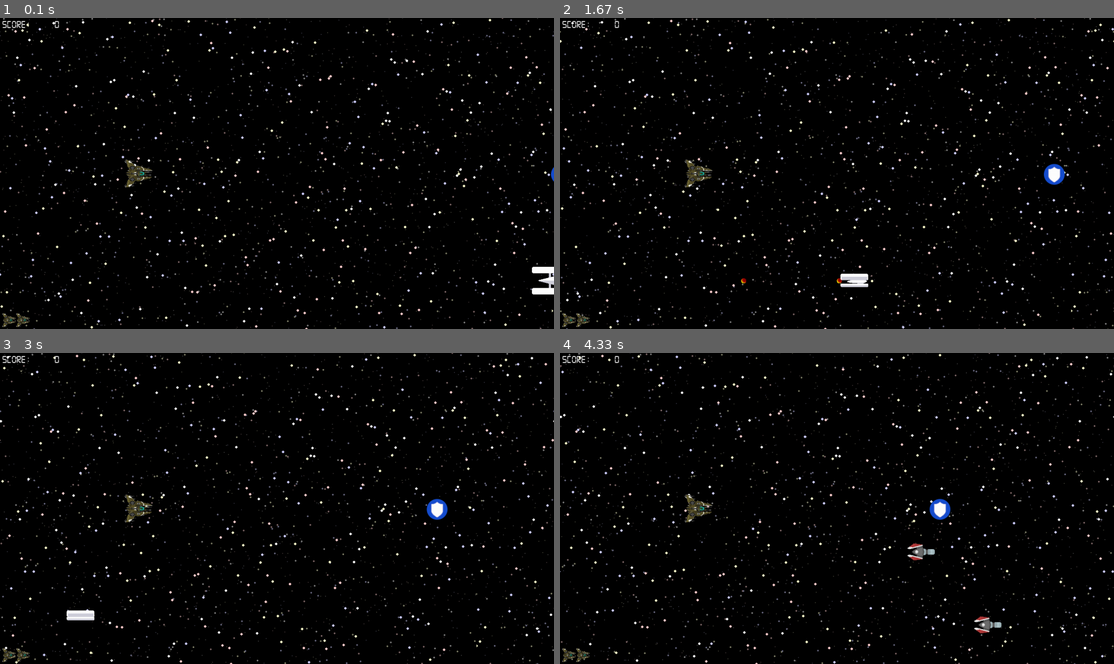
Above: before the commit, frames 1-4 (two rows, left to right).
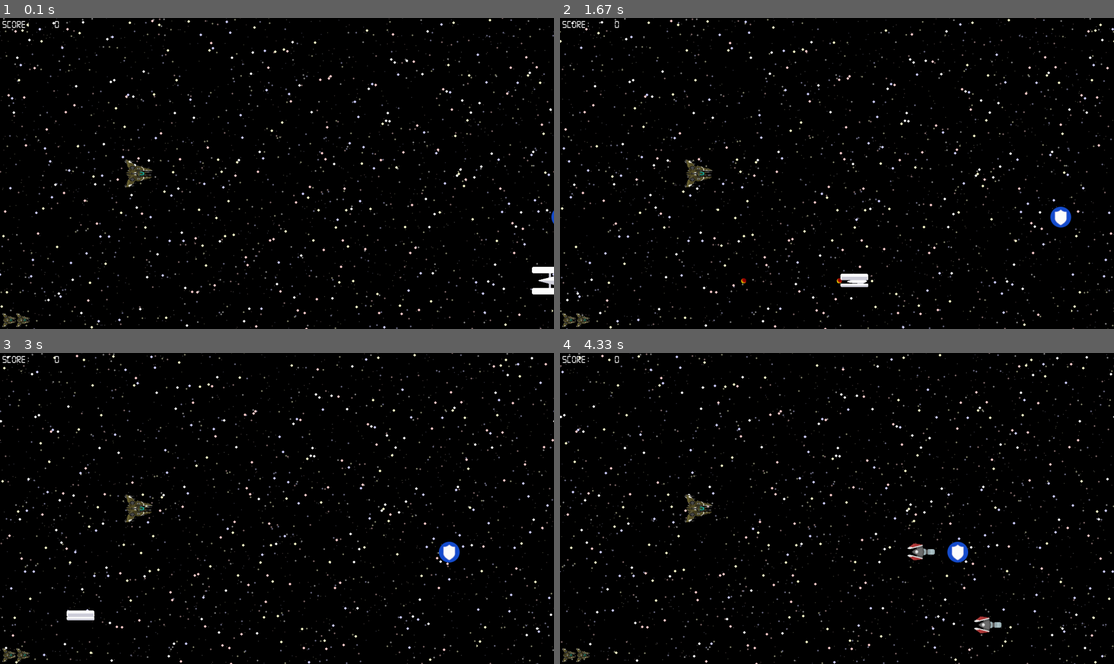
Above: after the commit, the same moments.

Repository: cacilhas/pygame-shooter-tutorial
Game: pygame game, started from main.py
Two runs of this game, one before a commit and one after it. Both use one fixed random seed, a clock stepped at 60 frames per second and the inputs below.
Inputs:
- Up to frame 1 (0.1 s): no input
- Up to frame 2 (1.67 s): no input
- Up to frame 3 (3 s): no input
- Up to frame 4 (4.33 s): no input

The runs differ from the first frame. In frame 1, less than 0.1% of the frame differs, in the area x 99-100%, y 47-67%; in frame 2, 0.4%, in the area x 87-93%, y 46-68%; in frame 3, 0.4%; in frame 4, 0.4%.

Commit message:
finetune
finetune

Diff:
--- a/action.py
+++ b/action.py
@@ -22,6 +22,7 @@
     __PlayerHit: 'type[__PlayerHit]'
     __RemoveActor: 'type[__RemoveActor]'
     __RemoveIf: 'type[__RemoveIf]'
+    __SpawnShield: 'type[__SpawnShield]'
 
     #-----#
 
@@ -61,6 +62,10 @@
     def set(cls, *actions: 'Action') -> 'Action':
         return cls.__ActionSet(actions)
 
+    @classmethod
+    def spawn_shield(cls) -> 'Action':
+        return cls.__SpawnShield()
+
     #-----#
 
     @classmethod
@@ -98,6 +103,10 @@
     @classmethod
     def isRemoveIf(cls, action) -> TypeIs['__RemoveIf']:
         return isinstance(action, cls.__RemoveIf)
+
+    @classmethod
+    def isSpawnShield(cls, action) -> TypeIs['__SpawnShield']:
+        return isinstance(action, cls.__SpawnShield)
 
     def __len__(self) -> int:
         return 1
@@ -165,8 +174,15 @@
 
 @register_subclass
 class __RemoveIf(Action):
+
     def __init__(self, cb: Callable[['Actor'], bool]) -> None:
         self.check = cb
+
+
+@register_subclass
+class __SpawnShield(Action):
+
+    ...
 
 
 ActionPair = tuple[Optional[Action], Optional[Action]]
--- a/app.py
+++ b/app.py
@@ -14,6 +14,7 @@
 from life import Lives
 from paused import Paused
 from player import Player
+from powerup import PowerUp
 from reload import Reload
 from score import Score
 from sounds import AudioBag
@@ -106,8 +107,8 @@
 
         self.actors = [
             actor for actor in self.actors
-            if -2 * (1+actor.radius) < actor.pos[0] < RESOLUTION[0] + 2 * (1+actor.radius)
-            or isinstance(actor, StarsBackground)
+            if isinstance(actor, StarsBackground)
+            or -2 * (1+actor.radius) < actor.pos[0] < RESOLUTION[0] + 2 * (1+actor.radius)
         ]
 
     async def process(self, action: Action) -> None:
@@ -162,6 +163,17 @@
                 if not action.check(actor):
                     actors.append(actor)
             self.actors = actors
+            return
+
+        if Action.isSpawnShield(action):
+            for actor in self.actors:
+                if isinstance(actor, PowerUp) and actor.power == PowerUp.shield:
+                    return
+            else:
+                y = random.randint(24, RESOLUTION[1] - 24)
+                speed = 50 + random.random() * 50
+                self.actors.append(PowerUp(y, speed, power=PowerUp.shield))
+            return
 
     async def draw(self) -> None:
         """
--- a/player.py
+++ b/player.py
@@ -70,13 +70,6 @@
         self.no_fire = 0.0
         self._power = value
 
-    def spawn_shield(self) -> Action:
-        from powerup import PowerUp
-        y = randint(24, RESOLUTION[1] - 24)
-        speed = 50 + random() * 50
-        self.may_spawn_shield = 10.0
-        return Action.register(PowerUp(y, speed, power=PowerUp.shield))
-
     async def draw(self, surface: Surface) -> None:
         facet = pygame.transform.rotate(
             self.facet,
@@ -92,24 +85,27 @@
         self.x = max([0, min([RESOLUTION[0] * 2/3, self.x])])
         self.y = max([0, min([RESOLUTION[1], self.y])])
         self.angle = max([-math.pi/4, min(math.pi/4, self.angle)])
-        self.may_spawn_shield -= delta
-        self.may_spawn_shield = max(0.0, self.may_spawn_shield)
 
-        if self.may_spawn_shield == 0 and self.shield is None:
-            return self.spawn_shield()
+        actions: list[Action] = []
+        if self.shield is None:
+            actions.append(Action.spawn_shield())
 
         if self.keys[4] and self.no_fire == 0:
             fire = Fire(self.xy, self.angle, power=self.power)
             self.no_fire = fire.delay
+            actions.append(Action.register(fire))
             play_audio: Action | None = None
             if self.power == 4:
                 self.shots -= 1
                 if self.shots <= 0:
-                    play_audio = Action.play_audio(AudioBag.power_down)
+                    actions.append(Action.play_audio(AudioBag.power_down))
                     self._power = self.previous_power
                     self.no_fire = 0.5
-            register_fire = Action.register(fire)
-            return Action.set(play_audio, register_fire) if play_audio else register_fire
+
+        if len(actions) == 1:
+            return actions[0]
+        elif actions:
+            return Action.set(*actions)
 
     async def react(self, events: list[Event]) -> None:
         async for event in async_gen(ev for ev in events if ev.type == pygame.KEYUP):
